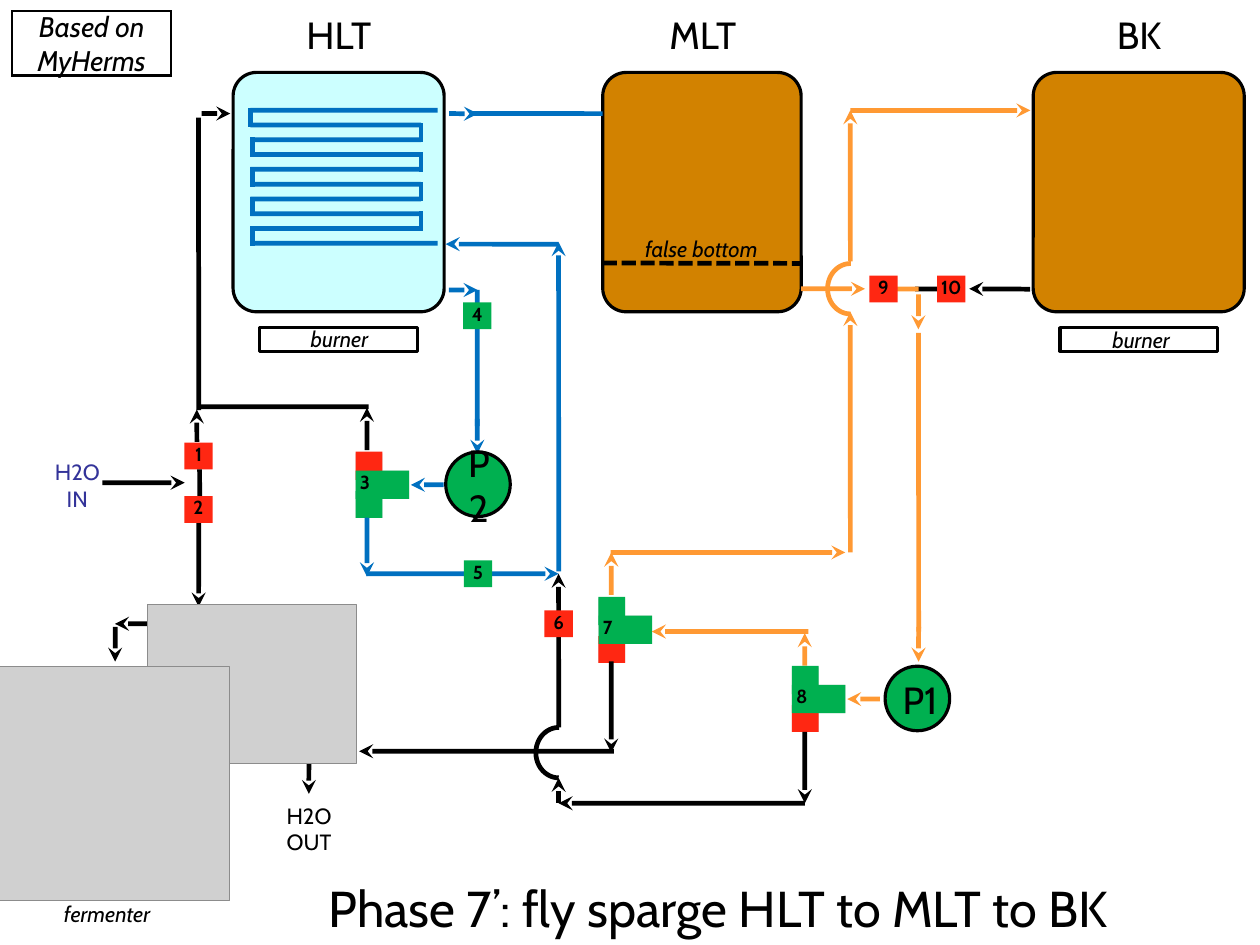
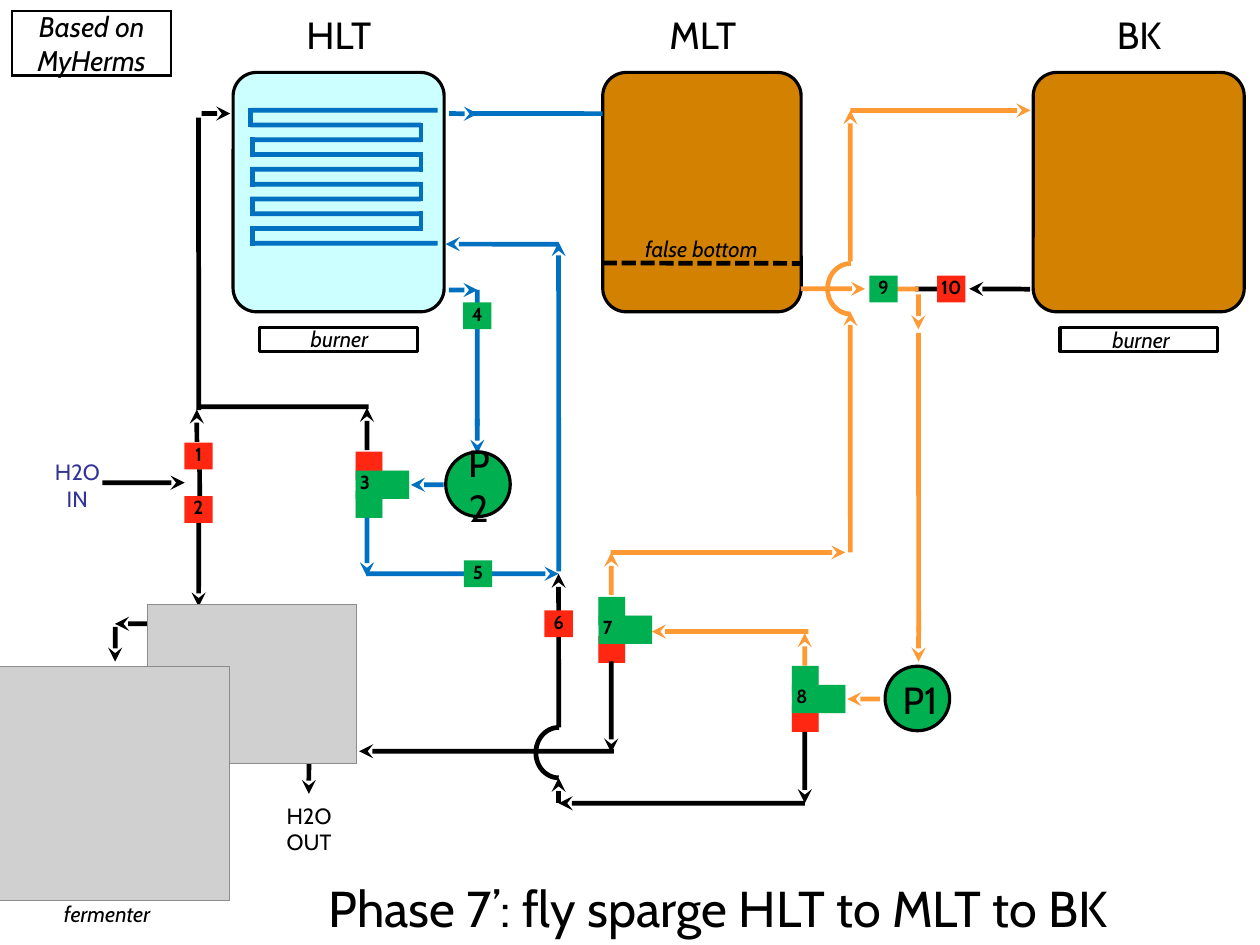
Before and after one commit to Bobstin/AutomatedBrewery, a slide deck: slide 10 of Plumbing Diagram.pptx. Drawn at 1260x945 pixels with LibreOffice and Linux fonts; fonts in the diff are those of the drawing; grey boxes stand for pictures. Boxes give left, top, right and bottom in pixels: in the first picture for what was removed or moved away, otherwise in the second. Text is boxed around its words. In the diff, an @@ line names an element or a change of style, - is before the commit and + after.

Commit message:
Updated Plumbing Diagram

```diff
--- a/Plumbing Diagram.pptx
+++ b/Plumbing Diagram.pptx
@@ rectangle "9" at <box>870,276,898,303</box>: fill #FF2712 to #00B050 @@
```
